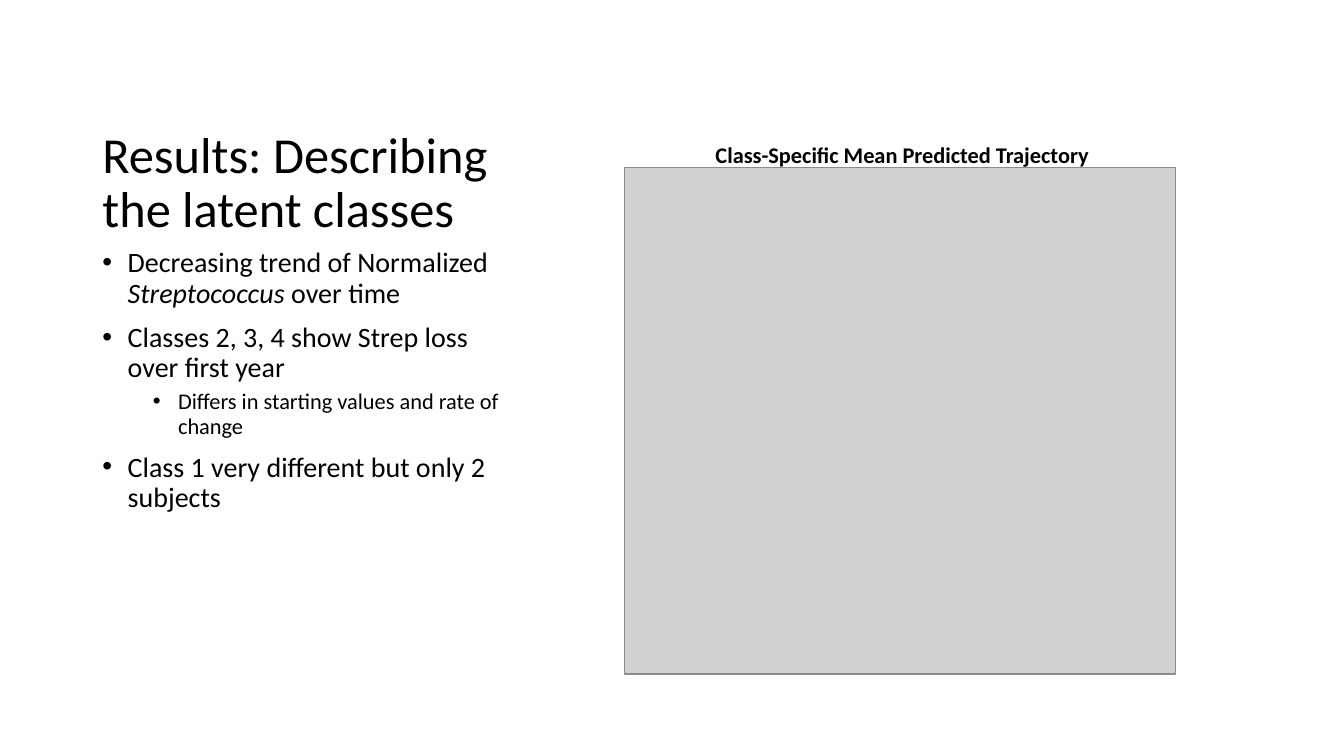
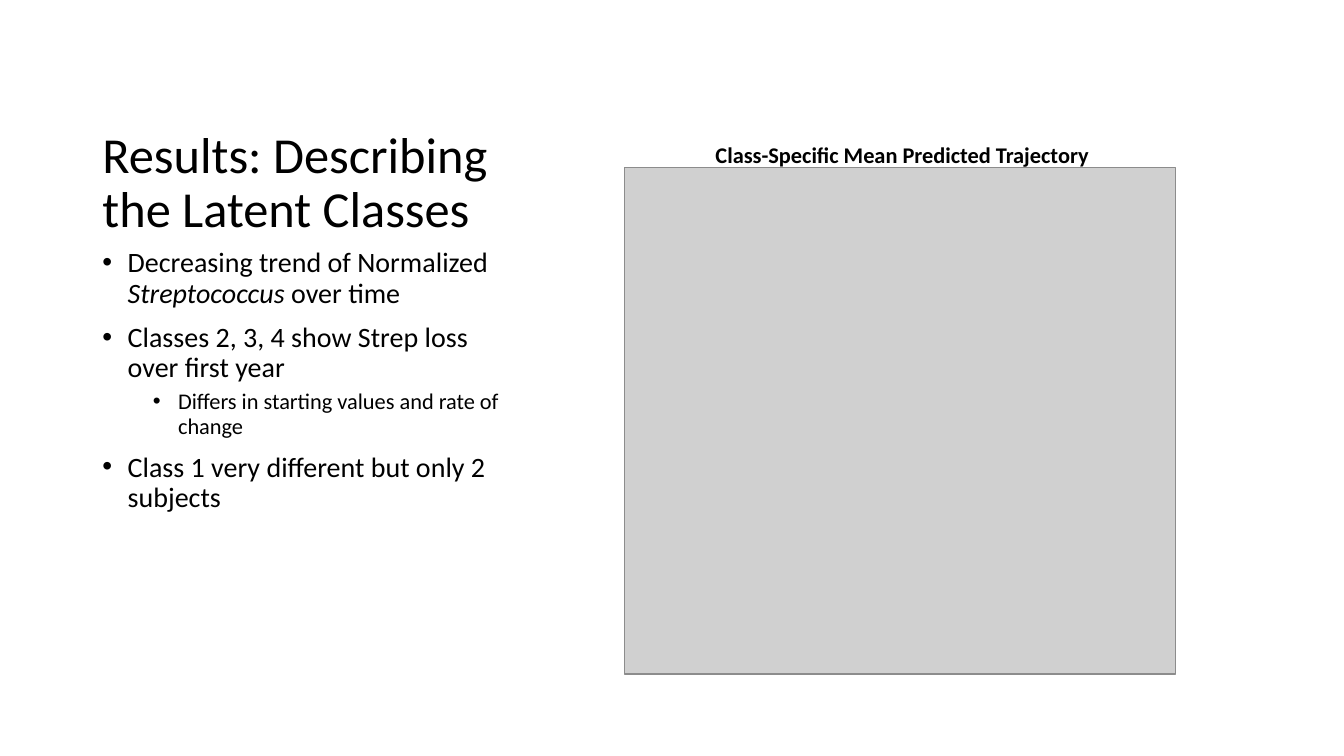
Before and after one commit to caseyicesakamoto/CUANSCHUTZ, a slide deck: slide 30 of Thesis/Results/Thesis Defense.pptx (slide 29 before the commit). Drawn at 1344x756 pixels with LibreOffice and Linux fonts; fonts in the diff are those of the drawing; grey boxes stand for pictures. Boxes give left, top, right and bottom in pixels: in the first picture for what was removed or moved away, otherwise in the second. Text is boxed around its words. In the diff, an @@ line names an element or a change of style, - is before the commit and + after.

```diff
--- a/Thesis/Results/Thesis Defense.pptx
+++ b/Thesis/Results/Thesis Defense.pptx
@@ title at (102, 138, 487, 228): text changed @@
-Results: Describing the latent classes
+Results: Describing the Latent Classes
```
Also in this commit, not shown: 4 other slides changed, 2 slides added.
